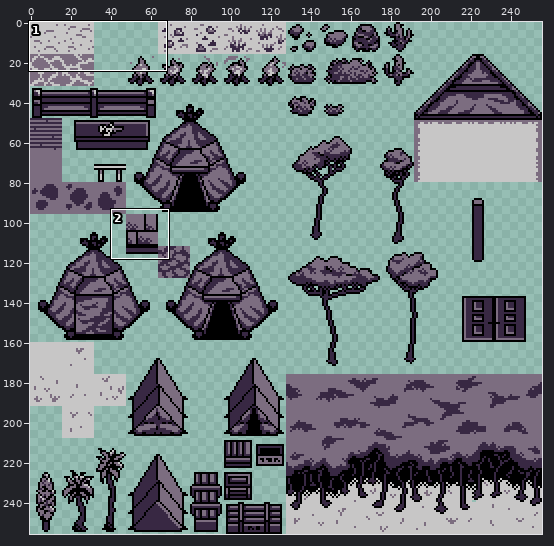
Pixel-art file, stored at Art/Tilesets/First Stage/Old/SanDiego0.aseprite. Above: a wide view before the commit, with the close-up outlined.
Close-up. As it was:
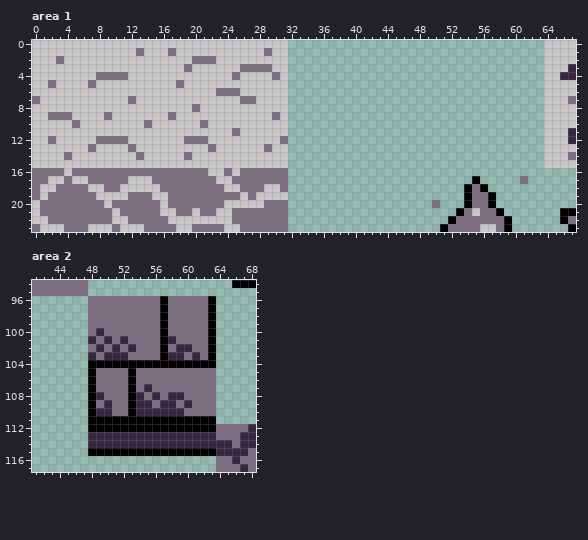
256x256 pixels, 1 frame. Shown: area 1: x 0..67, y 0..23; area 2: x 41..68, y 94..117.
New version:
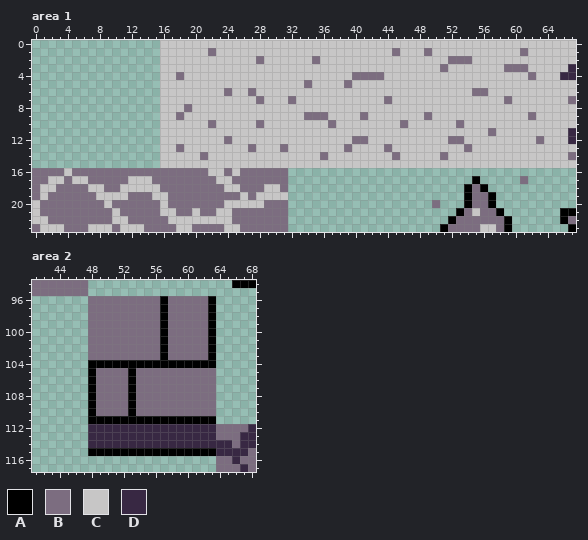
Palette (. is transparent): A #000000  B #7c6d80  C #c7c6c6  D #382843
The edit:
--- area 1
@@ x 0..67 @@
- 0 CCCCCCCCCCCCCCCCCCCCCCCCCCCCCCCC................................CCCC
- 1 CCCCCCCCCCCCCBCCCBCCCCCCCCCCCBCC................................CCCC
- 2 CCCBCCCCCCCCCCCCCCCCBBBCCCCCCCCC................................CCCC
- 3 CCCCCCCCCCCCCCCCCCCBCCCCCCBBBBCC................................CCCD
- 4 CCCCCCCCBBBBCCCCCCCCCCCCCBCCCCBC................................CCDD
- 5 CCBCCCCBCCCCCCCCCCBCCCCCCCCCCCCC................................CCCC
- 6 CCCCCCCCCCCCCCCCCCCCCCCBBBCCCCCC................................CCCC
- 7 BCCCCCCCCCCCBCCCCCCCCCCCCCBBCCCC................................CCCB
- 8 CCCCCCCCCCCCCCCCCCCCBCCCCCCCCCCC................................CCCC
- 9 CCBBBCCCCBCCCCCCCBCCCCCCCCCCCCBC................................CCCC
-10 CCCCCBCCCCCCCCBCCCCCCBCCCCCCCCCC................................CCCC
-11 CCCCCCCCCCCCCCCCCCCCCCCCCBCCCCCC................................CCCD
-12 CCBCCCCCBBBBCCCCCCCBBBCCCCCCCCCB................................CCCD
-13 CCCCCCCBCCCCBCCCCCCCCCBCCCCCCBCC................................CCCC
-14 CCCCBCCCCCCCCBCCCCCBCCCCCCCCCCCC................................CCCB
-15 CCCCCCCCCCCCCCCCCCCCCCCCCCCCCCCC................................CCCC
+ 0 ................CCCCCCCCCCCCCCCCCCCCCCCCCCCCCCCCCCCCCCCCCCCCCCCCCCCC
+ 1 ................CCCCCCBCCCCCCCCCCCCCCCCCCCCCCBCCCBCCCCCCCCCCCBCCCCCC
+ 2 ................CCCCCCCCCCCCBCCCCCCBCCCCCCCCCCCCCCCCBBBCCCCCCCCCCCCC
+ 3 ................CCCCCCCCCCCCCCCCCCCCCCCCCCCCCCCCCCCBCCCCCCCBBBCCCCCD
+ 4 ................CCBCCCCCCCCCCCCCCCCCCCCCBBBBCCCCCCCCCCCCCCCCCCBCCCDD
+ 5 ................CCCCCCCCCCCCCCCCCCBCCCCBCCCCCCCCCCCCCCCCCCCCCCCCCCCC
+ 6 ................CCCCCCCCBCCBCCCCCCCCCCCCCCCCCCCCCCCCCCCBBCCCCCCCCCCC
+ 7 ................CCCCCCCCCCCCBCCCBCCCCCCCCCCCBCCCCCCCCCCCCCCBCCCCCCCB
+ 8 ................CCCBCCCCCCCCCCCCCCCCCCCCCCCCCCCCCCCCCCCCCCCCCCCCCCCC
+ 9 ................CCBCCCCCCCCCCCCCCCBBBCCCCBCCCCCCCBCCCCCCCCCCCCBCCCCC
+10 ................CCCCCCBCCCCCBCCCCCCCCBCCCCCCCCBCCCCCCBCCCCCCCCCCCCCC
+11 ................CCCCCCCCCCCCCCCCCCCCCCCCCCCCCCCCCCCCCCCCCBCCCCCCCCCD
+12 ................CCCCCCCCBCCCCCCCCCCCCCCCBBCCCCCCCCCCBBCCCCCCCCCBCCCD
+13 ................CCBCCCCCCCCBCCCBCCCCCCCBCCCCBCCCCCCCCCBCCCCCCCCCCCCC
+14 ................CCCCCBCCCCCCCCCCCCCCBCCCCCCCCBCCCCCBCCCCCCCCCCCCCCCB
+15 ................CCCCCCCCCCCCCCCCCCCCCCCCCCCCCCCCCCCCCCCCCCCCCCCCCCCC
 16 BBBBCBBBBBBBBBBBBBBBBBCCBCBBBBBB....................................
--- area 2
@@ x 46..63 @@
  99 ..BBBBBBBBBABBBBBA
-100 ..BDBBBBBBBABBBBBA
-101 ..DBDBDBBBBADBBBBA
-102 ..BDBDBDBBBABDDBBA
-103 ..DBDDDBBBBADDBDBA
+100 ..BBBBBBBBBABBBBBA
+101 ..BBBBBBBBBABBBBBA
+102 ..BBBBBBBBBABBBBBA
+103 ..BBBBBBBBBABBBBBA
 104 ..AAAAAAAAAAAAAAAA
@@ x 41..68 @@
 106 .......ABBBBABBBBBBBBBB.....
-107 .......ABBBBABDBBBBBBBB.....
-108 .......ADBBBADBDBDDBBBB.....
-109 .......ABDBBADDBDDBDBBB.....
-110 .......ADDBBADDDDDDBBBB.....
+107 .......ABBBBABBBBBBBBBB.....
+108 .......ABBBBABBBBBBBBBB.....
+109 .......ABBBBABBBBBBBBBB.....
+110 .......ABBBBABBBBBBBBBB.....
 111 .......AAAAAAAAAAAAAAAA.....
-112 .......AAAAAAAAAAAAAAAABBBBD
+112 .......DDDDDDDDDDDDDDDDBBBBD
 113 .......DDDDDDDDDDDDDDDDBBBDD
Pixel boxes of the changes (left, top, right, bottom) in both close-ups:
changed: (32, 40, 544, 168)
changed: (88, 328, 216, 432)
